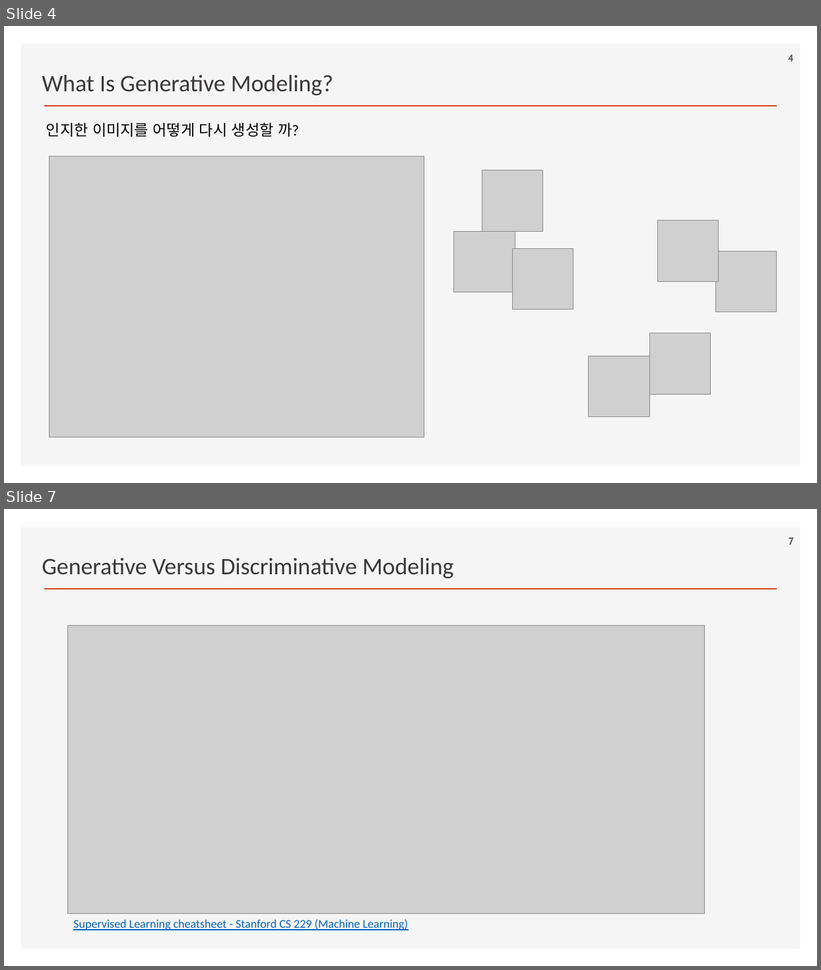
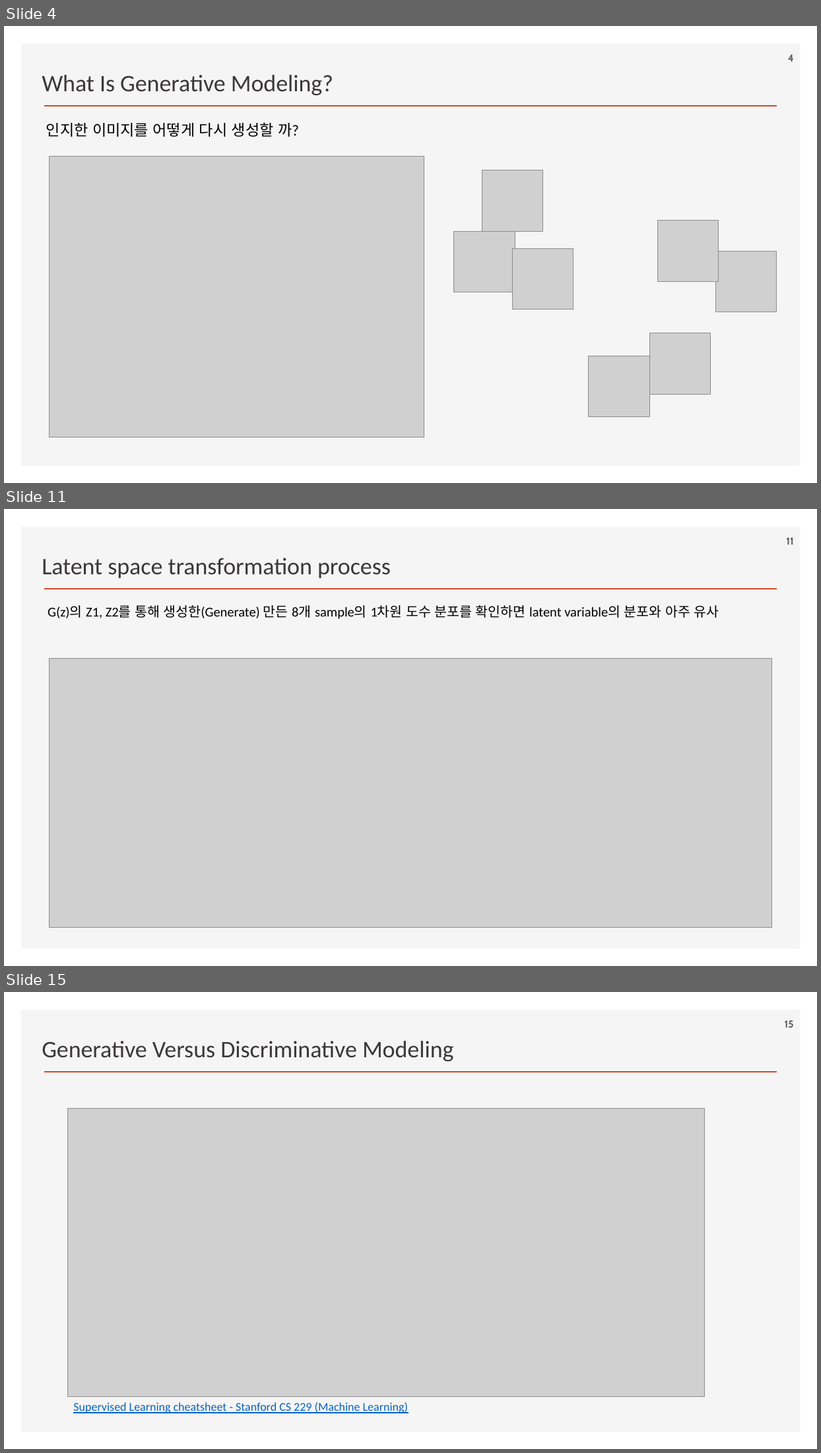
Before and after one commit to ancestor9/2026_Fall_Generative-Deep-Learning, a slide deck: Chapter 01 Generative Deep Learning.pptx. Shown one above the other, each under a label of ours: slides 4 and 7 before the commit, slides 4, 11 and 15 after it; the slides between them are not shown. The pictures are 821x970 and 821x1453 pixels, drawn with LibreOffice and Linux fonts; fonts in the diff are those of the drawing; grey boxes stand for pictures; background and template pictures are left out. Boxes give left, top, right and bottom in pixels: in the first picture for what was removed or moved away, otherwise in the second. Text is boxed around its words. In the diff, an @@ line names an element or a change of style, - is before the commit and + after.

```diff
--- a/Chapter 01 Generative Deep Learning.pptx
+++ b/Chapter 01 Generative Deep Learning.pptx
@@ slide 11 added at bbox=[4, 509, 817, 966], background #FFFFFF; not listed: 2 template elements that a slide beside it also shows @@
@@ page number added at bbox=[786, 537, 793, 545], 12 pt, text #595959, bold @@
+11
@@ text added at bbox=[42, 558, 391, 578], 28 pt, text #3B3838 @@
+Latent space transformation process
@@ text added at bbox=[48, 605, 719, 619], 16 pt, text #000000 @@
+G(z)의 Z1, Z2를 통해 생성한(Generate) 만든 8개 sample의 1차원 도수 분포를 확인하면 latent variable의 분포와 아주 유사
@@ picture added at bbox=[50, 659, 772, 928] @@
@@ what was slide 7 is now slide 15 @@
@@ page number at bbox=[785, 1020, 794, 1028]: text changed @@
-7
+15
```
Also in this commit, not shown: 2 slides changed, 7 other slides added.
